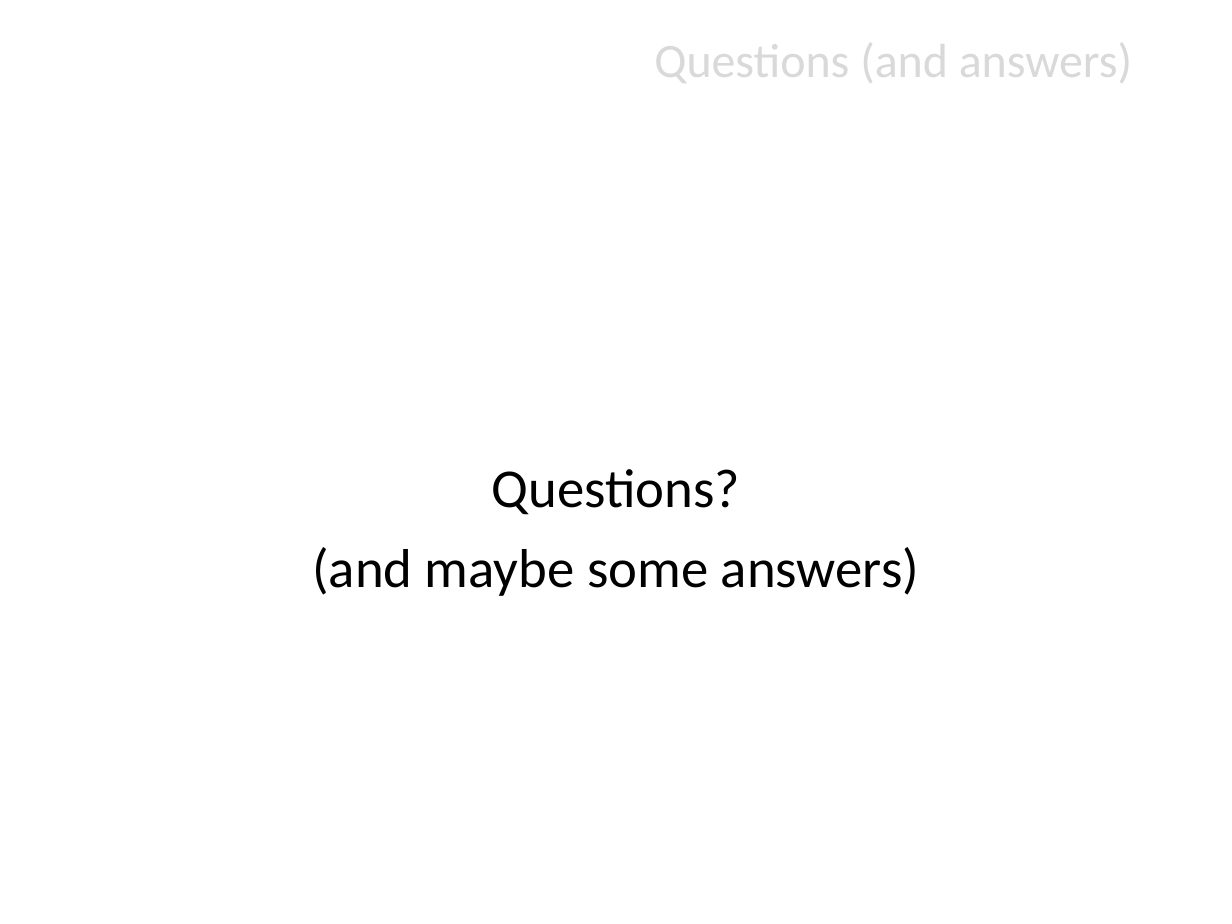
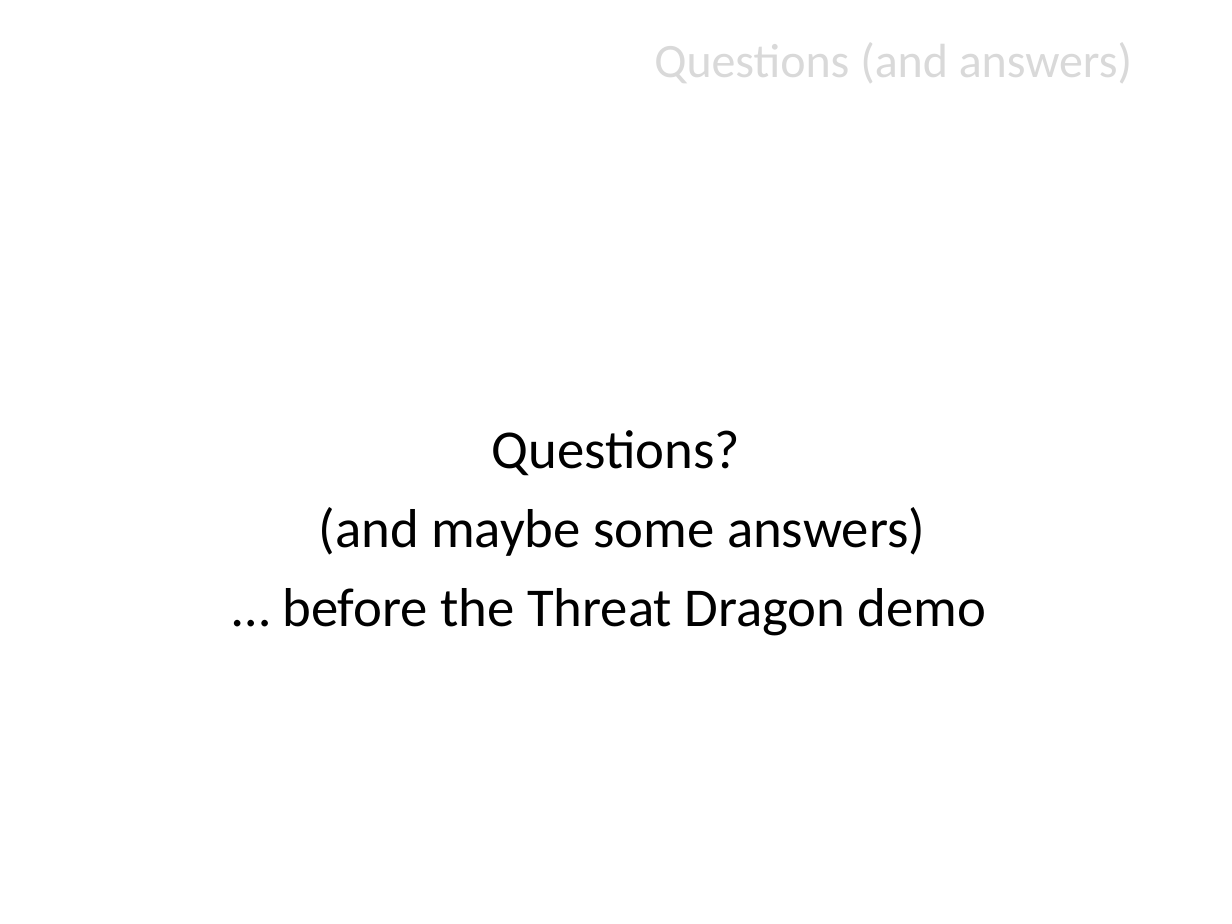
Before and after one commit to jgadsden/owasp-threat-dragon-models, a slide deck: slide 13 of OWASP_short_introduction_threat_modeling.odp (slide 14 before the commit). Drawn at 1232x924 pixels with LibreOffice and Linux fonts; fonts in the diff are those of the drawing; background and template pictures are left out. Boxes give left, top, right and bottom in pixels: in the first picture for what was removed or moved away, otherwise in the second. Text is boxed around its words. In the diff, an @@ line names an element or a change of style, - is before the commit and + after.

```diff
--- a/OWASP_short_introduction_threat_modeling.odp
+++ b/OWASP_short_introduction_threat_modeling.odp
@@ subtitle at [282, 588, 987, 636]: paragraph added @@
+… before the Threat Dragon demo
```
Also in this commit, not shown: 4 other slides changed, 4 slides added, 2 slides removed.
